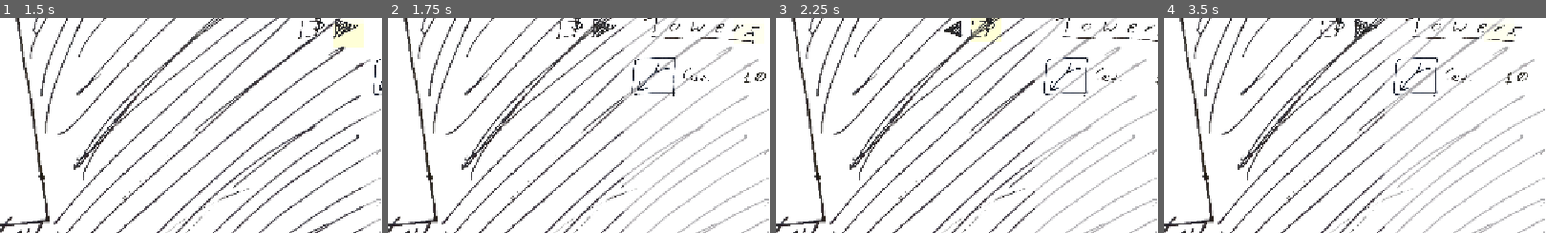
Above: before the commit, frames 1-4 (left to right).
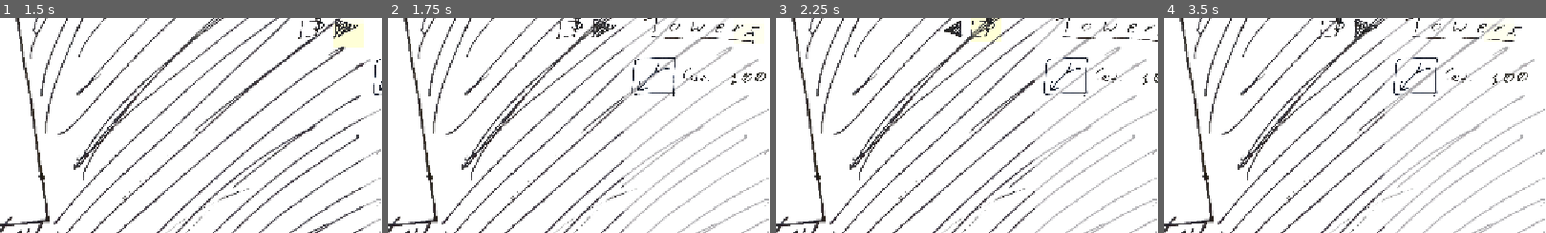
Above: after the commit, the same moments.

Repository: OzuYatamutsu/notebook-tower-defense
Game: Godot game, scene res://levels/StartScreen.tscn
The game is run twice, just before and just after one commit, with the same random seed, the same clock (stepped at 60 frames per second) and the same inputs.
Inputs (mouse positions are % of the whole screen's width and height, from its top left):
- Up to frame 1 (1.5 s): move the mouse to (72, 45) at 0.52 s; click (72, 45) at 0.67 s; click (97, 23) at 1.25 s
- Up to frame 2 (1.75 s): no input
- Up to frame 3 (2.25 s): click (76, 23) at 2 s
- Up to frame 4 (3.5 s): click (94, 23) at 2.75 s
The pictures show only the part of the screen within x 50-100%, y 20-70%; the shares and areas given below are measured in that part.

Frame 1 is identical in both runs. In frame 2, 0.1% of the frame differs, in the area x 89-96%, y 25-32%; in frame 3, less than 0.1%; in frame 4, 0.1%.

Commit message:
Adjust cursor when mousing over a clickable object

Diff:
--- a/components/TowerBuyItem.tscn
+++ b/components/TowerBuyItem.tscn
@@ -73,6 +73,7 @@
 [node name="Button" type="Button" parent="TowerSprite"]
 offset_right = 505.0
 offset_bottom = 455.0
+mouse_default_cursor_shape = 2
 flat = true
 
 [node name="CostLabel" type="TextureRect" parent="."]
--- a/components/TowerBuyPanel.tscn
+++ b/components/TowerBuyPanel.tscn
@@ -224,6 +224,7 @@
 offset_right = 396.0
 offset_bottom = 475.0
 scale = Vector2(0.3, 0.3)
+mouse_default_cursor_shape = 2
 icon = ExtResource("1_6i1ck")
 flat = true
 
@@ -235,6 +236,7 @@
 offset_right = 367.0
 offset_bottom = 490.0
 scale = Vector2(0.3, 0.3)
+mouse_default_cursor_shape = 2
 icon = ExtResource("2_iuxfk")
 flat = true
 
@@ -247,6 +249,7 @@
 offset_right = 450.0
 offset_bottom = 475.0
 scale = Vector2(0.3, 0.3)
+mouse_default_cursor_shape = 2
 disabled = true
 icon = ExtResource("3_kgcwn")
 flat = true
--- a/components/tower_buy_item.gd
+++ b/components/tower_buy_item.gd
@@ -41,7 +41,7 @@
     var length = str_value.length()
 
     # Alignment
-    var start_index = 5 - length
+    var start_index = 4 - length
 
     for i in range(length):
         var digit = int(str_value[i])
